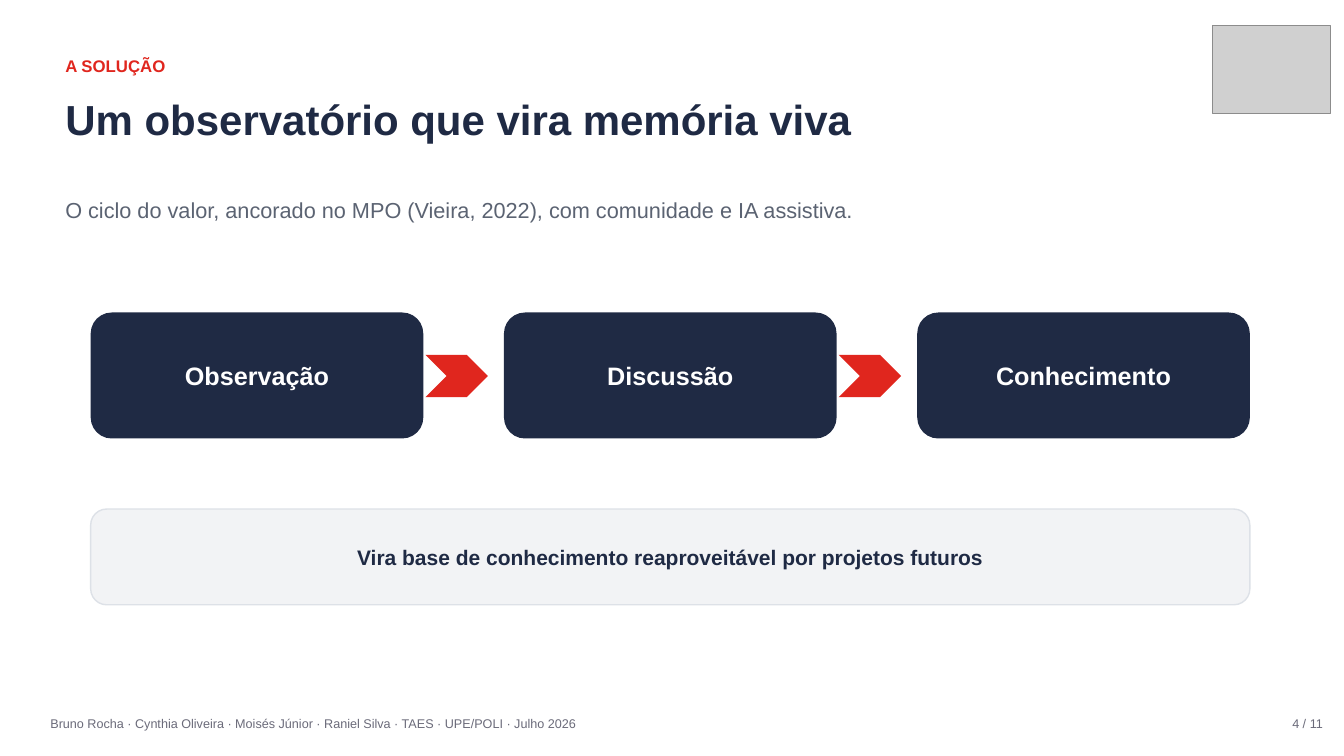
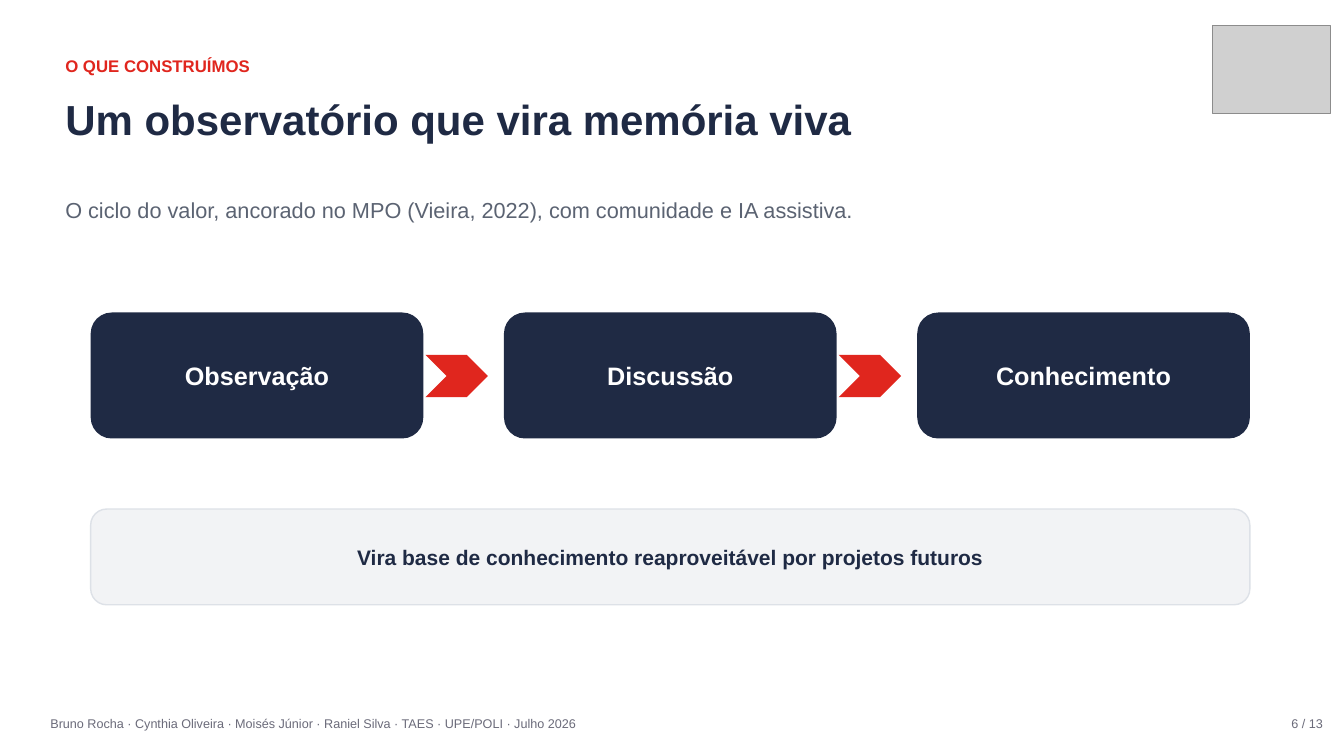
Before and after one commit to raniel90/obione, a slide deck: slide 6 of atividades/apresentacoes/ObiOne_Apresentacao_Final.pptx (slide 4 before the commit). Drawn at 1344x756 pixels with LibreOffice and Linux fonts; fonts in the diff are those of the drawing; grey boxes stand for pictures. Boxes give left, top, right and bottom in pixels: in the first picture for what was removed or moved away, otherwise in the second. Text is boxed around its words. In the diff, an @@ line names an element or a change of style, - is before the commit and + after.

```diff
--- a/atividades/apresentacoes/ObiOne_Apresentacao_Final.pptx
+++ b/atividades/apresentacoes/ObiOne_Apresentacao_Final.pptx
@@ text at <box>65,58,250,76</box>: text changed @@
-A SOLUÇÃO
+O QUE CONSTRUÍMOS
@@ text at <box>1291,719,1323,728</box>: text changed @@
-4 / 11
+6 / 13
```
Also in this commit, not shown: 8 other slides changed, 2 slides added, 1 other file.
